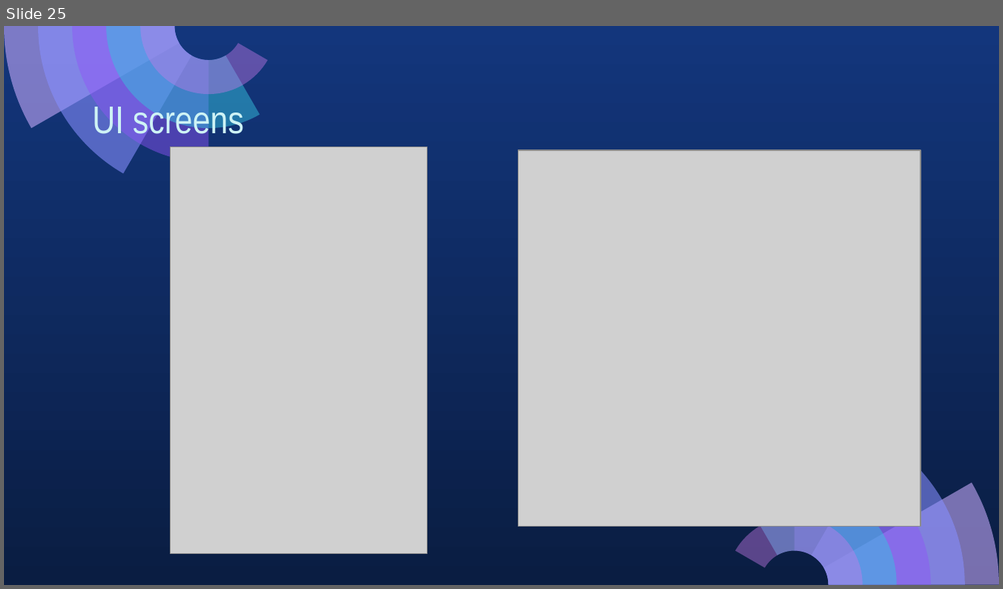
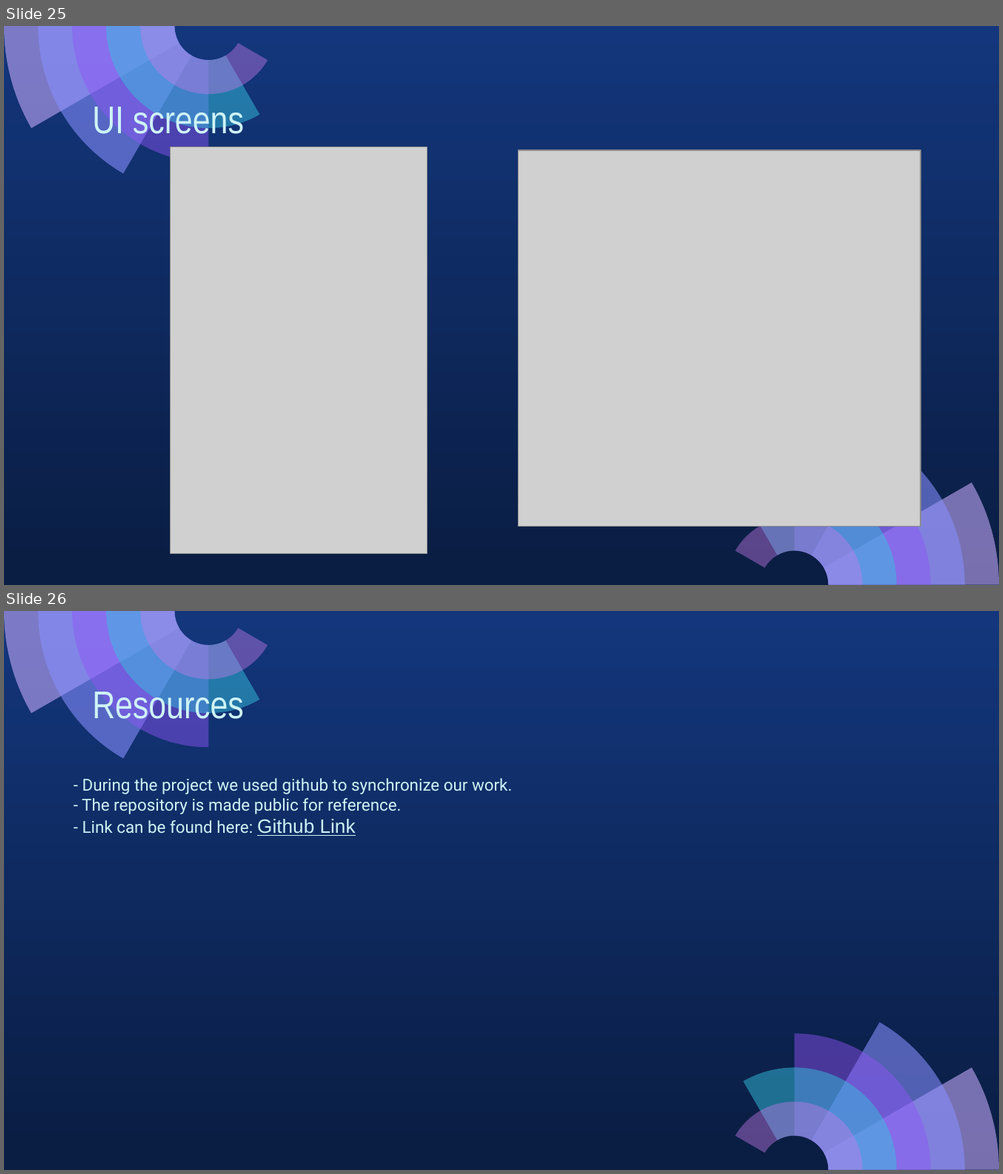
Before and after one commit to Abdullahaml1/cse608-assignments, a slide deck: Assignment_2/Assignment_2_presentation.pptx. Shown one above the other, each under a label of ours: slide 25 before the commit, slides 25 and 26 after it. The pictures are 1003x589 and 1003x1174 pixels, drawn with LibreOffice and Linux fonts; fonts in the diff are those of the drawing; grey boxes stand for pictures. Boxes give left, top, right and bottom in pixels: in the first picture for what was removed or moved away, otherwise in the second. Text is boxed around its words. In the diff, an @@ line names an element or a change of style, - is before the commit and + after.

```diff
--- a/Assignment_2/Assignment_2_presentation.pptx
+++ b/Assignment_2/Assignment_2_presentation.pptx
@@ slide 26 added at box(4, 611, 999, 1170), background gradient #13367C to #0A1D42; not listed: 10 template elements that a slide beside it also shows @@
@@ title added at box(92, 686, 244, 726), 28 pt, text #CEF3F5 @@
+Resources
@@ text added at box(82, 778, 512, 836), 12 pt, text #CEF3F5 @@
+- During the project we used github to synchronize our work.
+- The repository is made public for reference.
+- Link can be found here: Github Link
```
Also in this commit, not shown: 2 slides changed, 1 other slide added, 1 other file.
